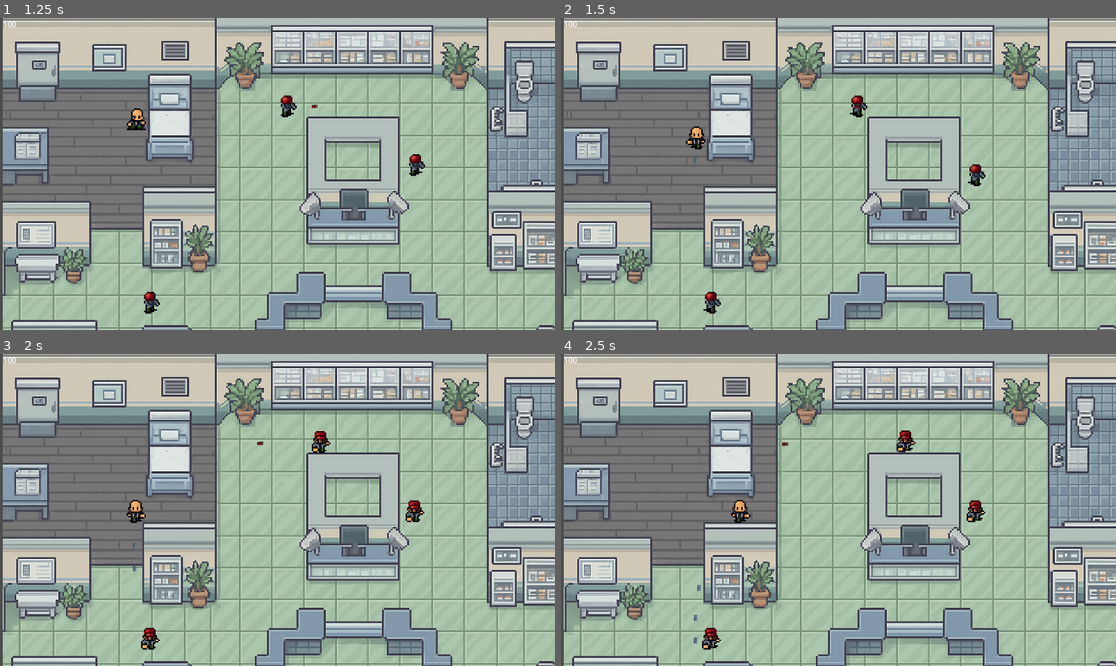
Above: before the commit, frames 1-4 (two rows, left to right).
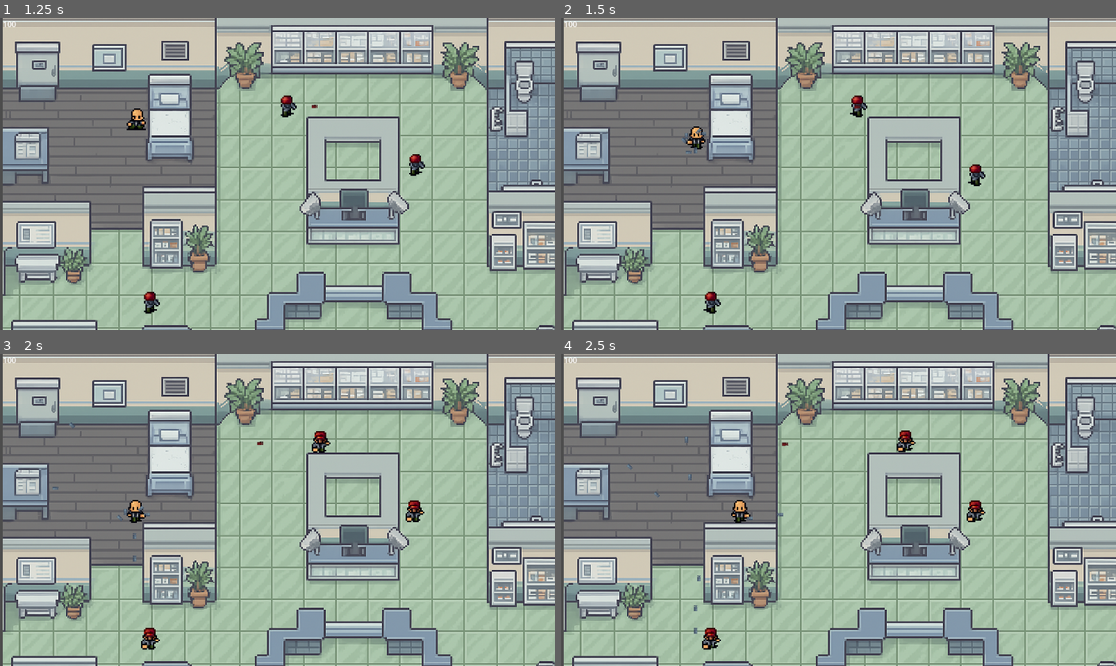
Above: after the commit, the same moments.

Repository: levi-tabosa/trabai_andrea
Game: Godot game, scene res://scenes/level_1.tscn
Two runs of this game, one before a commit and one after it. Both use one fixed random seed, a clock stepped at 60 frames per second and the inputs below.
Inputs:
- Up to frame 1 (1.25 s): tap Enter (ui_accept) at 0.5 s; hold Right (ui_right) from 0.53 s (still down); hold Enter (ui_accept) from 0.53 s (still down); tap 7 (select-7, bound only after the commit) at 0.6 s
- Up to frame 2 (1.5 s): release Right (ui_right) at 1.28 s; release Enter (ui_accept) at 1.28 s; hold Down (ui_down) from 1.28 s (still down); tap Enter (ui_accept) at 1.35 s
- Up to frame 3 (2 s): keep holding Down (ui_down); tap Enter (ui_accept) at 1.52, 1.82 s; tap 7 (select-7, bound only after the commit) at 1.55 s
- Up to frame 4 (2.5 s): release Down (ui_down) at 2.03 s; hold Right (ui_right) from 2.03 s (still down); hold Enter (ui_accept) from 2.03 s (still down); tap 1 (select-1) at 2.1 s

Frame 1 is identical in both runs. In frame 2, less than 0.1% of the frame differs, in the area x 21-27%, y 35-47%; in frame 3, less than 0.1%; in frame 4, 0.1%, in the area x 12-41%, y 26-93%.

Commit message:
Add octal fire type and input handling for new shooting mode

Diff:
--- a/project.godot
+++ b/project.godot
@@ -46,6 +46,11 @@
 "events": [Object(InputEventKey,"resource_local_to_scene":false,"resource_name":"","device":-1,"window_id":0,"alt_press …(191 unchanged characters)…
 ]
 }
+select-7={
+"deadzone": 0.2,
+"events": [Object(InputEventKey,"resource_local_to_scene":false,"resource_name":"","device":-1,"window_id":0,"alt_pressed":false,"shift_pressed":false,"ctrl_pressed":false,"meta_pressed":false,"pressed":false,"keycode":0,"physical_keycode":55,"key_label":0,"unicode":55,"location":0,"echo":false,"script":null)
+]
+}
 
 [rendering]
 
--- a/scripts/player.gd
+++ b/scripts/player.gd
@@ -9,7 +9,8 @@
 	TRIPLE,
 	QUAD,
 	SINE,
-	ORBIT
+	ORBIT,
+	OCTAL,
 }
 
 @export var fire_type := FireType.SINGLE
@@ -74,7 +75,7 @@
 		FireType.ORBIT:
 			fire_rate = 0.15
 			clear_orbit_projectiles()
-
+		FireType.OCTAL: fire_rate = 0.6
 func _process(delta: float) -> void:
 	if knockback_timer > 0:
 		knockback_timer -= delta
@@ -148,6 +149,8 @@
 		set_fire_type(FireType.SINE)
 	if Input.is_action_just_pressed("select-6"):
 		set_fire_type(FireType.ORBIT)
+	if Input.is_action_just_pressed("select-7"):
+		set_fire_type(FireType.OCTAL)
 
 func shoot() -> void:
 	match fire_type:
@@ -171,6 +174,15 @@
 			var proj = fire_projectile(Vector2.ZERO, 0, false, true)
 			if proj:
 				orbit_projectiles.append(proj)
+		FireType.OCTAL:
+			fire_projectile(Vector2(0, -20), deg_to_rad(0))
+			fire_projectile(Vector2(20, 0), deg_to_rad(45))
+			fire_projectile(Vector2(20, 20), deg_to_rad(90))
+			fire_projectile(Vector2(0, 20), deg_to_rad(135))
+			fire_projectile(Vector2(-20, 20), deg_to_rad(180))
+			fire_projectile(Vector2(-20, 0), deg_to_rad(225))
+			fire_projectile(Vector2(-20, -20), deg_to_rad(270))
+			fire_projectile(Vector2(0, -20), deg_to_rad(315))
 
 	match last_dir:
 		PlayerDir.LEFT:
